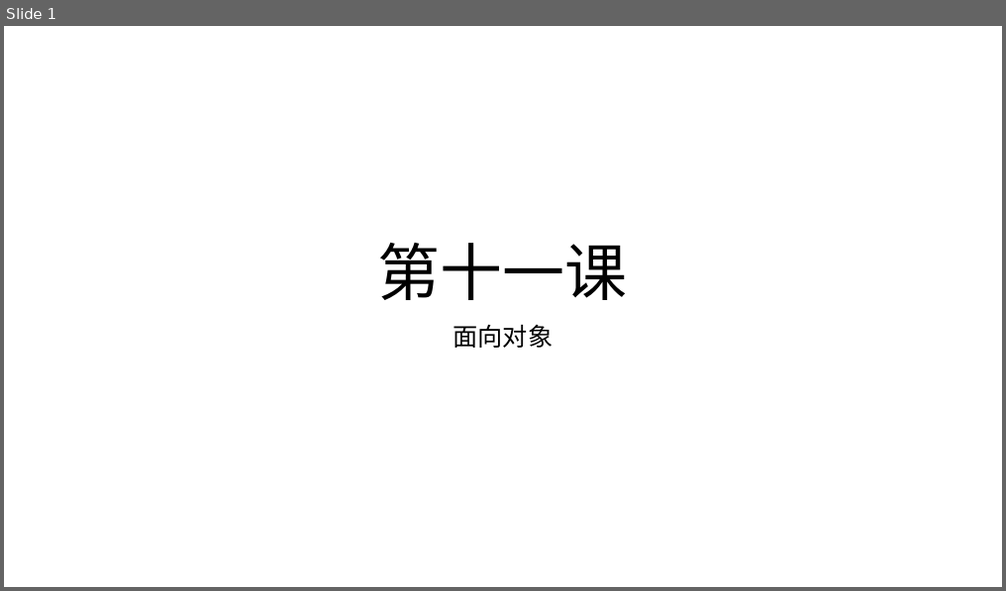
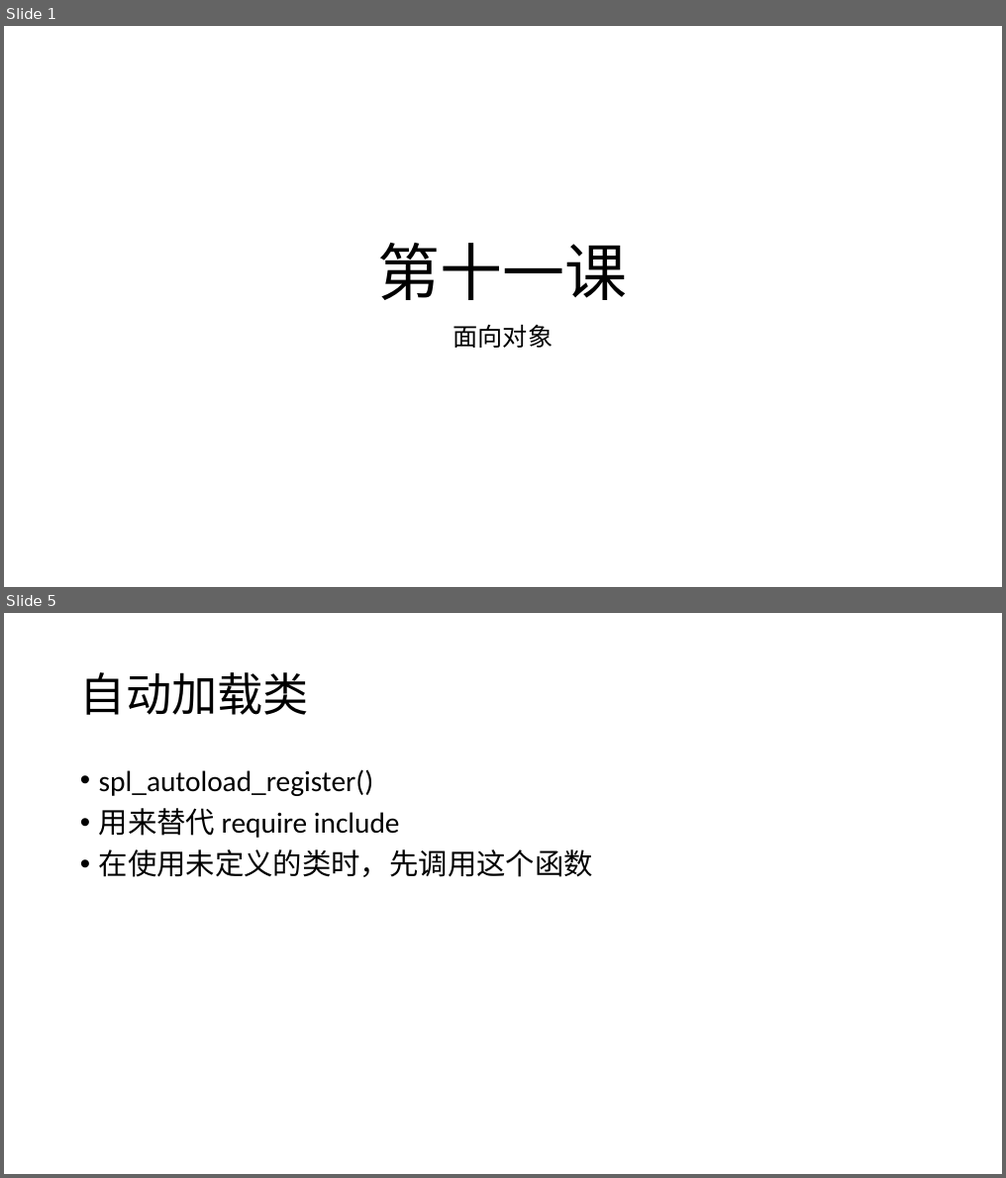
Before and after one commit to zhan3333/php-example, a slide deck: doc/ppt/第十一课-php面向对象.pptx. Shown one above the other, each under a label of ours: slide 1 before the commit, slides 1 and 5 after it; the slides between them are not shown. The pictures are 1006x591 and 1006x1178 pixels, drawn with LibreOffice and Linux fonts; fonts in the diff are those of the drawing. Boxes give left, top, right and bottom in pixels: in the first picture for what was removed or moved away, otherwise in the second. Text is boxed around its words. In the diff, an @@ line names an element or a change of style, - is before the commit and + after.

```diff
--- a/doc/ppt/第十一课-php面向对象.pptx
+++ b/doc/ppt/第十一课-php面向对象.pptx
@@ slide 5 added at [4,613,1002,1174], background #FFFFFF @@
@@ title added at [80,672,309,715], 44 pt, text #000000 @@
+自动加载类
@@ text added at [99,769,593,877], 28 pt, text #000000 @@
+• spl_autoload_register()
+• 用来替代 require include
+• 在使用未定义的类时，先调用这个函数
```
Also in this commit, not shown: 8 other slides added, 8 other files.
